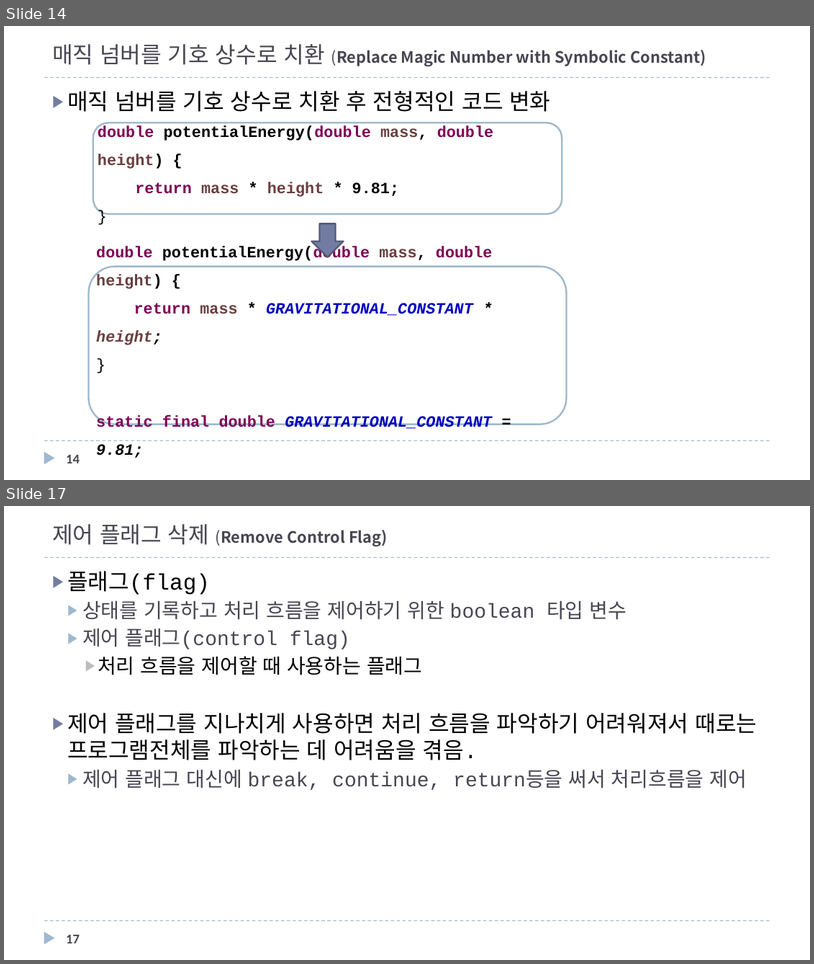
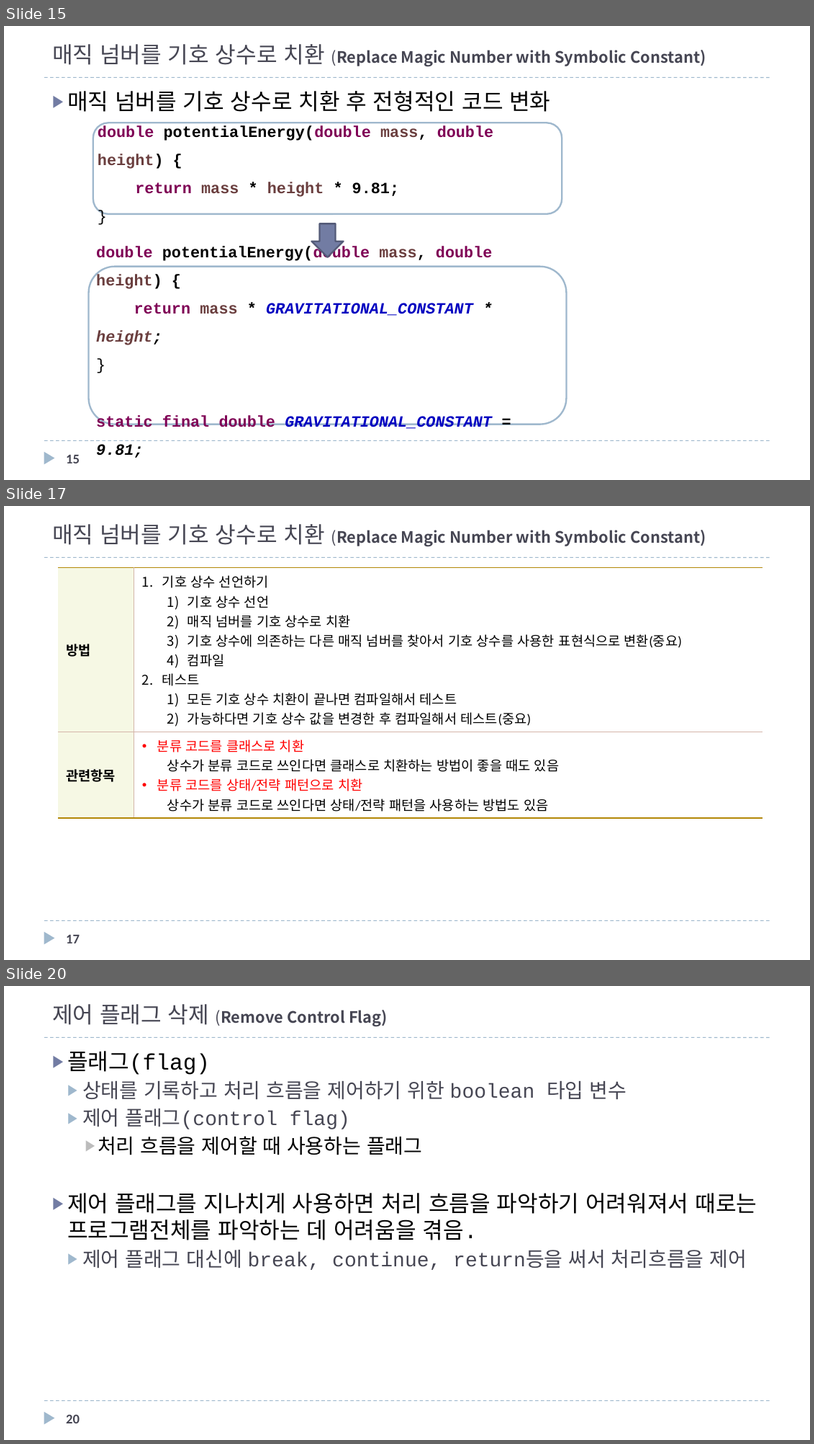
Before and after one commit to mkgungor/refactoring_java, a slide deck: ppt/자바로 배우는 리팩토링 입문.pptx. Shown one above the other, each under a label of ours: slides 14 and 17 before the commit, slides 15, 17 and 20 after it; the slides between them are not shown. The pictures are 814x964 and 814x1444 pixels, drawn with LibreOffice and Linux fonts; fonts in the diff are those of the drawing. Boxes give left, top, right and bottom in pixels: in the first picture for what was removed or moved away, otherwise in the second. Text is boxed around its words. In the diff, an @@ line names an element or a change of style, - is before the commit and + after.

Commit message:
코드 악취 예 추가

```diff
--- a/ppt/자바로 배우는 리팩토링 입문.pptx
+++ b/ppt/자바로 배우는 리팩토링 입문.pptx
@@ slide 17 added at <box>4,506,810,960</box>, background #FFFFFF; not listed: 3 template elements that a slide beside it also shows @@
@@ title added at <box>52,524,706,547</box>, 14 pt, text #464653, bold @@
+매직 넘버를 기호 상수로 치환 (Replace Magic Number with Symbolic Constant)
@@ table added at <box>58,568,763,814</box>, 2 rows, 2 columns @@
+방법 | 기호 상수 선언하기 / 기호 상수 선언 / 매직 넘버를 기호 상수로 치환 / 기호 상수에 의존하는 다른 매직 넘버를 찾아서 기호 상수를 사용한 표현식으로 변환(중요) / 컴파일 / 테스트 / 모든 기호 상수 치환이 끝나면 컴파일해서 테스트 / 가능하다면 기호 상수 값을 변경한 후 컴파일해서 테스트(중요)
+관련항목 | 분류 코드를 클래스로 치환 / 상수가 분류 코드로 쓰인다면 클래스로 치환하는 방법이 좋을 때도 있음 / 분류 코드를 상태/전략 패턴으로 치환 / 상수가 분류 코드로 쓰인다면 상태/전략 패턴을 사용하는 방법도 있음
@@ page number added at <box>66,934,80,943</box>, 12 pt, text #464653, bold @@
+17
@@ what was slide 14 is now slide 15 @@
@@ page number at <box>66,454,80,463</box>: text changed @@
-14
+15
@@ what was slide 17 is now slide 20 @@
@@ page number at <box>66,1414,80,1423</box>: text changed @@
-17
+20
```
Also in this commit, not shown: 8 slides changed, 2 other slides added.
